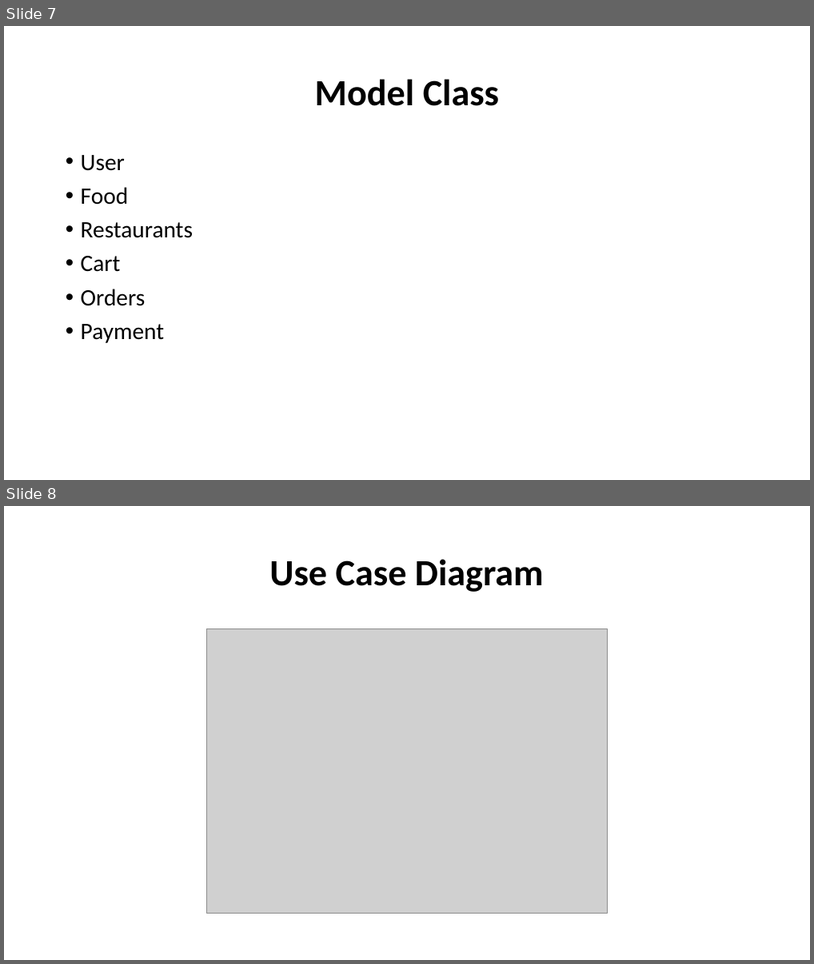
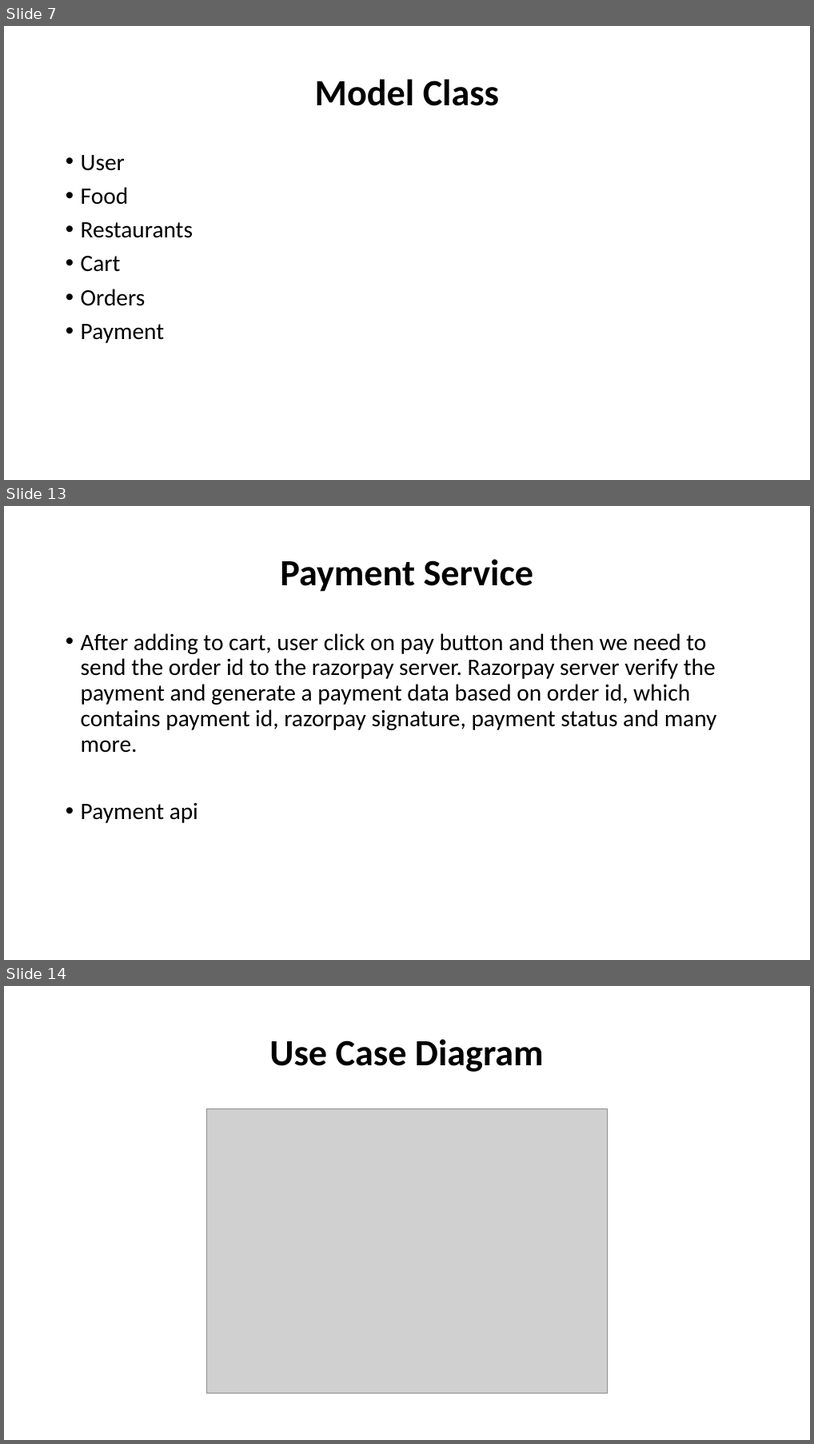
Before and after one commit to tarun683/swiggy_casestudy, a slide deck: Documents/workspace-spring-tool-suite-4-4.14.0.RELEASE/swiggy documentation/Swiggy Application documentation.pptx. Shown one above the other, each under a label of ours: slides 7 and 8 before the commit, slides 7, 13 and 14 after it; the slides between them are not shown. The pictures are 814x964 and 814x1444 pixels, drawn with LibreOffice and Linux fonts; fonts in the diff are those of the drawing; grey boxes stand for pictures. Boxes give left, top, right and bottom in pixels: in the first picture for what was removed or moved away, otherwise in the second. Text is boxed around its words. In the diff, an @@ line names an element or a change of style, - is before the commit and + after.

```diff
--- a/Documents/workspace-spring-tool-suite-4-4.14.0.RELEASE/swiggy documentation/Swiggy Application documentation.pptx
+++ b/Documents/workspace-spring-tool-suite-4-4.14.0.RELEASE/swiggy documentation/Swiggy Application documentation.pptx
@@ slide 13 added at <box>4,506,810,960</box>, background #FFFFFF @@
@@ title added at <box>280,559,534,592</box>, 44 pt, text #000000, bold @@
+Payment Service
@@ text added at <box>81,633,718,823</box>, 28 pt, text #000000 @@
+• After adding to cart, user click on pay button and then we need to send the order id to the razorpay server. Razorpay server verify the payment and generate a payment data based on order id, which contains payment id, razorpay signature, payment status and many more.
+• Payment api
@@ what was slide 8 is now slide 14 @@
```
Also in this commit, not shown: 1 slide changed, 5 other slides added.
